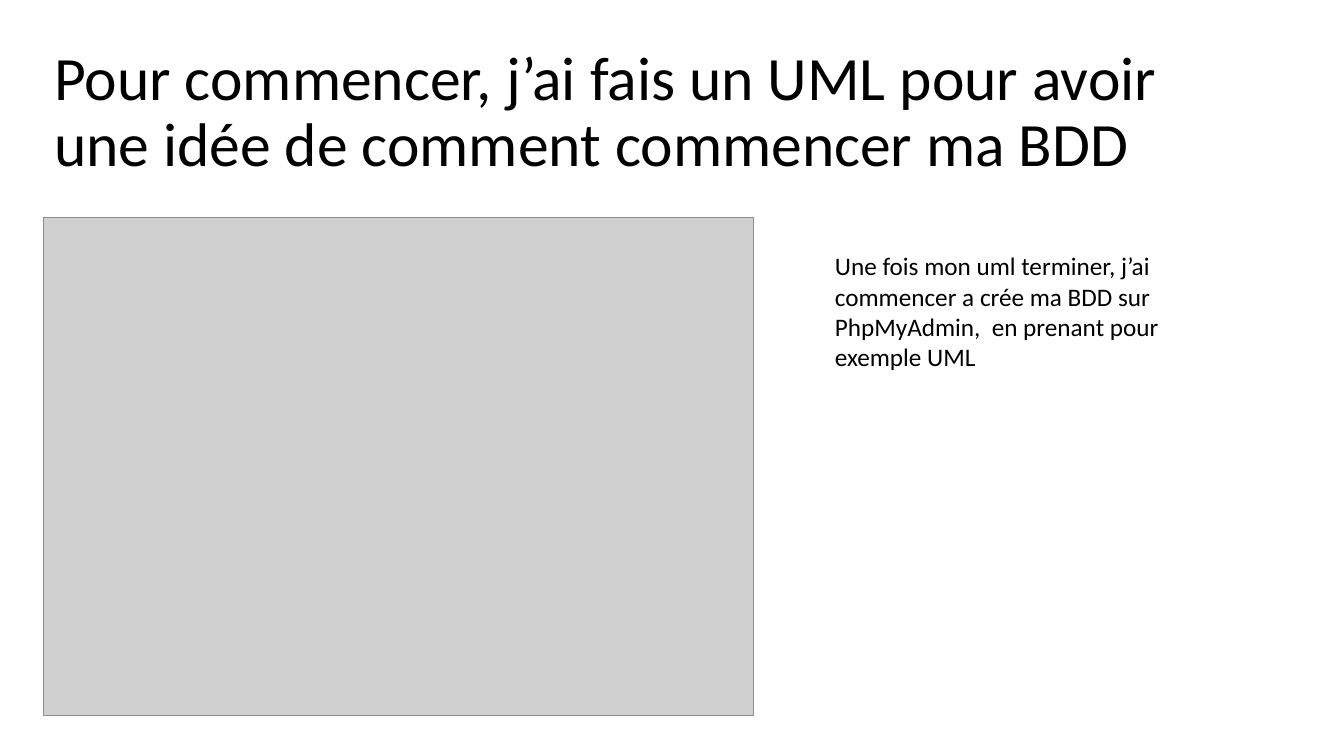
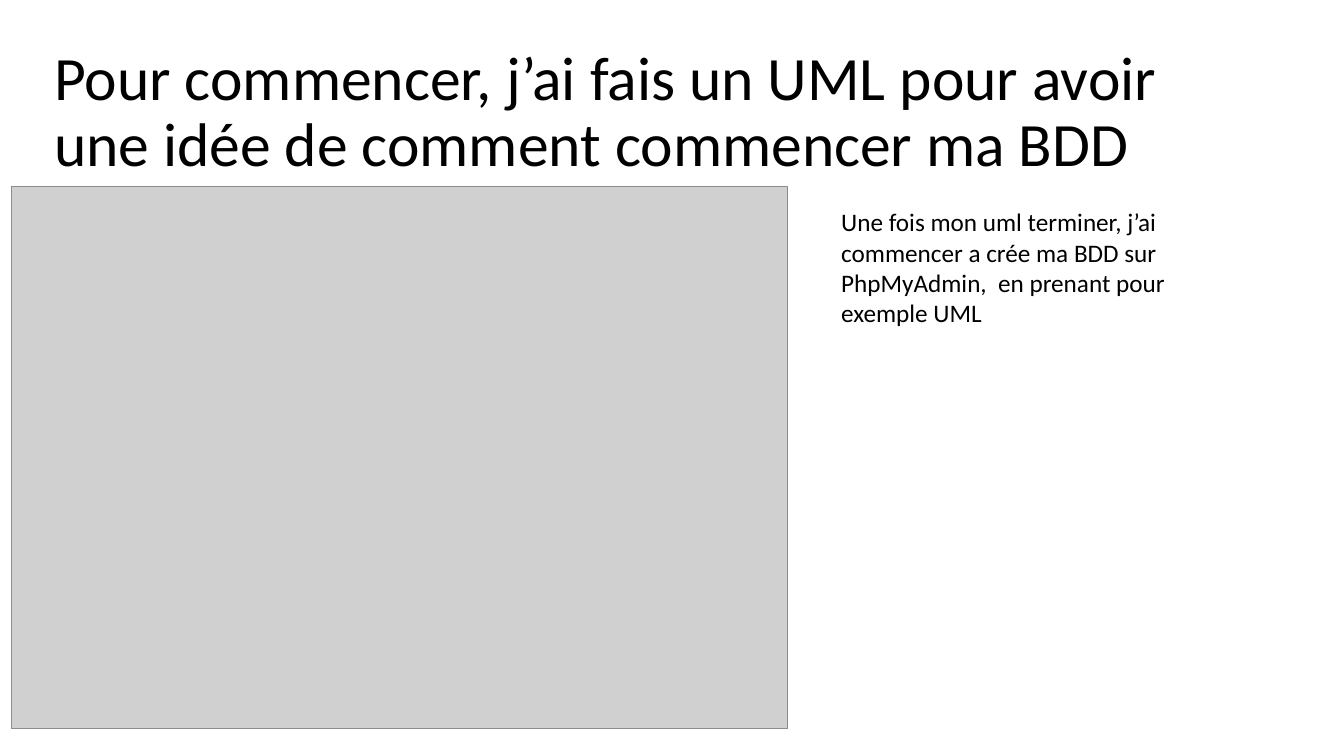
Before and after one commit to yamsmdj/OnePiece, a slide deck: slide 2 of bd/ONE PIECE.pptx. Drawn at 1344x756 pixels with LibreOffice and Linux fonts; fonts in the diff are those of the drawing; grey boxes stand for pictures. Boxes give left, top, right and bottom in pixels: in the first picture for what was removed or moved away, otherwise in the second. Text is boxed around its words. In the diff, an @@ line names an element or a change of style, - is before the commit and + after.

```diff
--- a/bd/ONE PIECE.pptx
+++ b/bd/ONE PIECE.pptx
@@ picture: place and size @@
-picture at (44, 218, 754, 717)
+picture at (11, 187, 787, 729)
@@ text "Une fois mon uml terminer, ...": place and size @@
-text "Une fois mon uml terminer, ..." at (835, 257, 1158, 370)
+text "Une fois mon uml terminer, ..." at (841, 213, 1164, 326)
```
Also in this commit, not shown: 4 other slides changed, 6 slides added, 12 other files.
